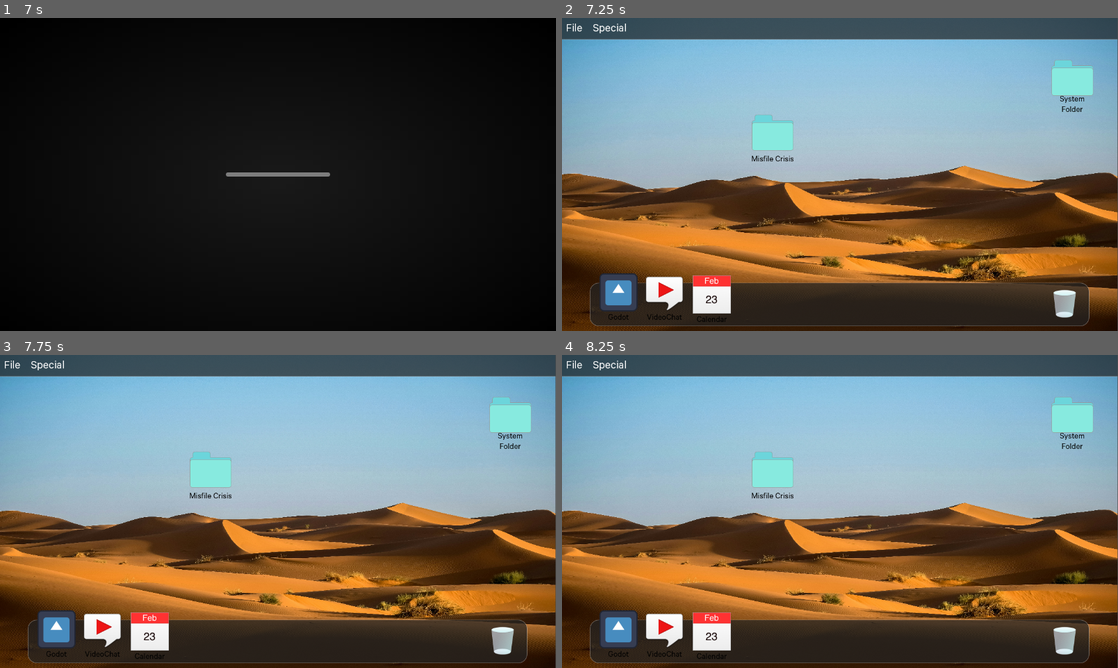
Above: before the commit, frames 1-4 (two rows, left to right).
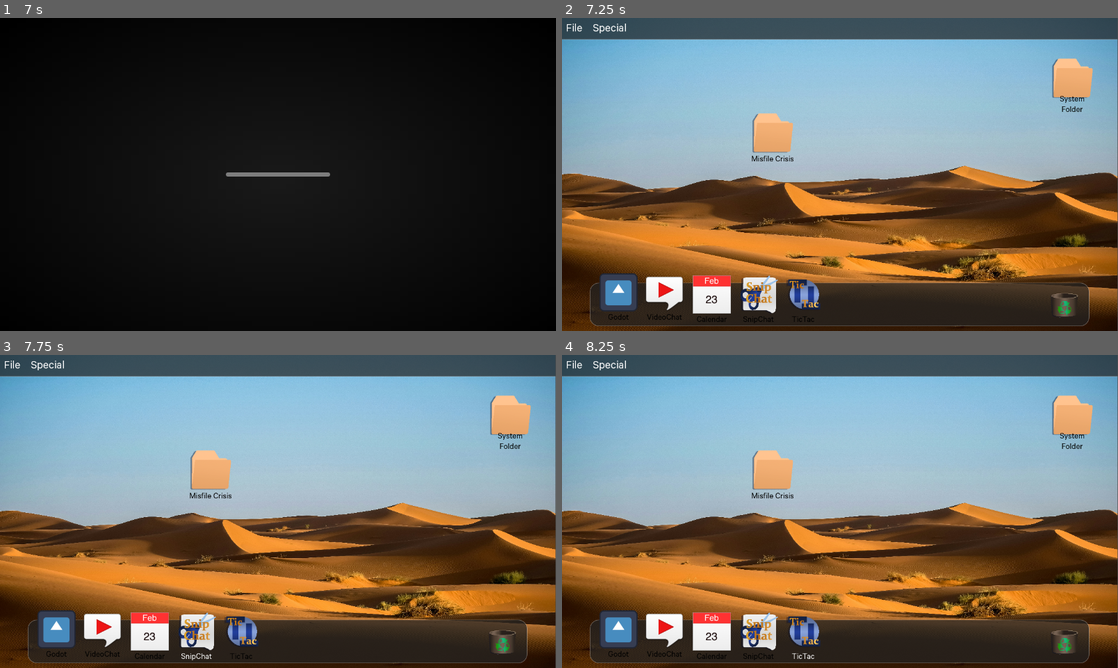
Above: after the commit, the same moments.

Repository: ee0pdt/gwj-78-erase
Game: Godot game, scene res://scene_manager/scene_manager.tscn
Same seed, same stepped clock (60 frames per second), same inputs: the game is played once before the commit and once after it. The engine's default icon, where the game draws it, is replaced by a stand-in: a white triangle on a blue panel in a dark square.
Inputs (mouse positions are in pixels of both pictures, inside the frame that each line leads up to):
- Up to frame 1 (7 s): tap Enter at 0.5, 2, 5.75 s; move the mouse to (400, 158) at 0.52 s; click (400, 158) at 0.67 s; tap Space at 1.25, 3.5 s; drag from (166, 190) to (250, 237) at 1.27 s; move the mouse to (333, 105) at 2.02 s; click (333, 105) at 2.17 s; drag from (250, 237) to (111, 127) at 2.77 s; move the mouse to (444, 221) at 3.52 s; click (444, 221) at 3.67 s; drag from (111, 127) to (194, 96) at 4.27 s; move the mouse to (305, 174) at 5.02 s; click (305, 174) at 5.17 s; drag from (194, 96) to (166, 190) at 5.77 s; move the mouse to (400, 158) at 6.52 s; click (400, 158) at 6.67 s
- Up to frame 2 (7.25 s): no input
- Up to frame 3 (7.75 s): click (194, 636) at 7.25 s, where only the run after the commit has a clickable "SnipChat"
- Up to frame 4 (8.25 s): click (801, 636) at 8 s, where only the run after the commit has a clickable "TicTac"

Frame 1 is identical in both runs. In frame 2, 3.2% of the frame differs, in the area x 32-96%, y 12-98%; in frame 3, 3.2%; in frame 4, 3.2%.

Commit message:
Better Graphics

Diff:
--- a/level/os3.tscn
+++ b/level/os3.tscn
@@ -6,16 +6,18 @@
 [ext_resource type="Texture2D" uid="uid://drdspsddgy2c7" path="res://assets/images/francesco-ungaro-p3NOK6MhvKQ-unsplash.jpg" id="4_abgi6"]
 [ext_resource type="PackedScene" uid="uid://d4c8dtd2jia1d" path="res://file_system_items/document/document.tscn" id="4_fjy5s"]
 [ext_resource type="PackedScene" uid="uid://dmf3a1es3sgi4" path="res://file_system_items/application/application.tscn" id="5_iqeg5"]
+[ext_resource type="Texture2D" uid="uid://dr5us003mmpp7" path="res://assets/images/TrashEmpty 2@1x.png" id="5_n4dsa"]
 [ext_resource type="PackedScene" uid="uid://b27g4gvam75qu" path="res://file_system_items/installer/installer.tscn" id="5_t67gl"]
 [ext_resource type="PackedScene" uid="uid://dpf8vobr127ok" path="res://info_window/info_window.tscn" id="6_a4knm"]
 [ext_resource type="PackedScene" uid="uid://jr15xa6g2paw" path="res://menu_bar/menu_bar.tscn" id="6_aen5n"]
 [ext_resource type="Script" uid="uid://dtb75nehl5f26" path="res://file_system_items/trash/trash.gd" id="6_n4dsa"]
-[ext_resource type="Texture2D" uid="uid://ck2q4xcqiksr4" path="res://assets/images/TrashEmpty@1x.png" id="6_vf410"]
 [ext_resource type="PackedScene" uid="uid://wyj22wjeccw6" path="res://empty_trash_dialog/empty_trash_dialog.tscn" id="7_t67gl"]
 [ext_resource type="Script" uid="uid://30qghlfcc1sv" path="res://fsm/state_machine.gd" id="8_ab8w2"]
 [ext_resource type="Texture2D" uid="uid://c58brcl3a231t" path="res://assets/images/VideoChat@1x.png" id="8_vf410"]
 [ext_resource type="Script" uid="uid://0mcjqa8ciue7" path="res://level/states/asleep.gd" id="9_6jmfi"]
 [ext_resource type="Texture2D" uid="uid://dg27qhwr7ut3r" path="res://assets/images/Calendar@1x.png" id="9_n4dsa"]
+[ext_resource type="Texture2D" uid="uid://dj81cdgyd3yac" path="res://assets/images/SnipCut@1x.png" id="10_etycn"]
+[ext_resource type="Texture2D" uid="uid://cu7e7kb12pnse" path="res://assets/images/TicTac@1x.png" id="11_v53wj"]
 [ext_resource type="PackedScene" uid="uid://dthypb60ncs4k" path="res://file_system_items/downgrader/downgrader.tscn" id="12_6jmfi"]
 [ext_resource type="Texture2D" uid="uid://bpa87pe2vyeov" path="res://assets/images/Downgrader@1x.png" id="13_vf410"]
 [ext_resource type="PackedScene" uid="uid://byxkbllcqjjr3" path="res://file_system_items/folder/folder.tscn" id="14_07nky"]
@@ -112,7 +114,7 @@
 grow_vertical = 2
 theme_override_colors/font_outline_color = Color(0, 0, 0, 1)
 theme_override_constants/icon_max_width = 64
-icon = ExtResource("6_vf410")
+icon = ExtResource("5_n4dsa")
 flat = true
 icon_alignment = 1
 vertical_icon_alignment = 2
@@ -150,11 +152,36 @@
 icon = ExtResource("9_n4dsa")
 file_size = 0.2
 
+[node name="SnipChat" parent="Desktop" instance=ExtResource("5_iqeg5")]
+layout_mode = 0
+offset_left = 394.0
+offset_top = 588.0
+offset_right = 514.0
+offset_bottom = 708.0
+text = "SnipChat
+"
+icon = ExtResource("10_etycn")
+file_size = 0.3
+
+[node name="TicTac" parent="Desktop" instance=ExtResource("5_iqeg5")]
+layout_mode = 0
+offset_left = 497.0
+offset_top = 588.0
+offset_right = 617.0
+offset_bottom = 708.0
+text = "TicTac
+"
+icon = ExtResource("11_v53wj")
+file_size = 0.7
+
 [node name="MenuBar" parent="Desktop" instance=ExtResource("6_aen5n")]
 unique_name_in_owner = true
 layout_mode = 0
 offset_right = 160.0
 offset_bottom = 42.0
+
+[node name="SpecialMenu" parent="Desktop/MenuBar" index="1"]
+item_0/text = "Empty Recycle Bin"
 
 [node name="MisfileCrisisFolder" parent="Desktop" instance=ExtResource("14_07nky")]
 layout_mode = 0
@@ -444,6 +471,7 @@
 [connection signal="confirmed" from="EmptyTrashDialog" to="." method="_confirm_empty_trash"]
 [connection signal="close_requested" from="InstallWindow" to="." method="_handle_close_installer"]
 
+[editable path="Desktop/MenuBar"]
 [editable path="Desktop/MisfileCrisisFolder"]
 [editable path="Desktop/SystemFolder"]
 [editable path="Desktop/SystemFolder/Window/PanelContainer/FilingCabinetFolder"]
Binary file added: assets/images/Document Copy@1x.png
Not shown, added: assets/images/Document Copy@1x.png.import
Binary file changed: assets/images/Document@1x.png
Binary file added: assets/images/DocumentSelected Copy@1x.png
Not shown, added: assets/images/DocumentSelected Copy@1x.png.import
Binary file changed: assets/images/DocumentSelected@1x.png
Binary file added: assets/images/Folder Copy@1x.png
Not shown, added: assets/images/Folder Copy@1x.png.import
Binary file changed: assets/images/Folder@1x.png
Binary file added: assets/images/FolderSelected Copy@1x.png
Not shown, added: assets/images/FolderSelected Copy@1x.png.import
Binary file changed: assets/images/FolderSelected@1x.png
(and 32 more such lines)
